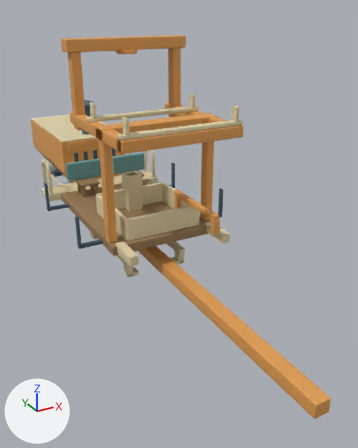
Renders of the glTF model assets/built/track-layer.glb from each side of a commit.
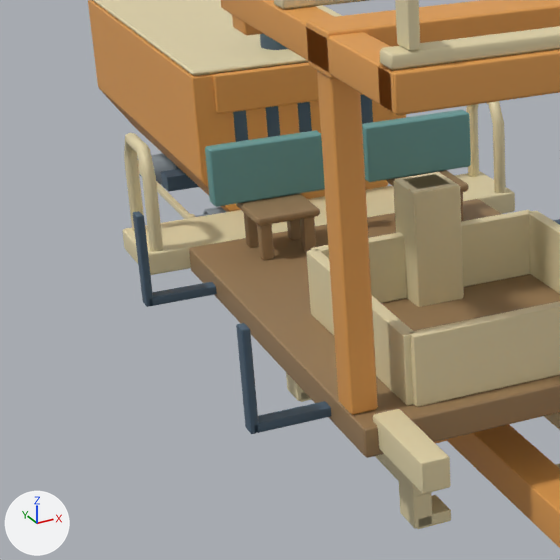
There are two pictures of each version: one whole from a camera (50 mm lens) standing at (-3.89, -9.13, 4.64) and looking at (0.47, -1.18, 0.67), one close up on the part from 1% to 48% of the width and 27% to 64% of the height. Every picture has the same lights, and +X, +Y and +Z are marked at lower left. The first two pictures are the older version. Where no turn or scale is listed for an object, it has been applied to the vertices.

Names of what the first close-up shows: 'chair_teal', 'chair_wood', 'deck_cream', 'deck_gantry', 'deck_iron', 'deck_wood', 'lay_cream_jaw_left', 'lay_cream_upper', 'lay_gantry_beam', 'power_iron', 'power_paint', 'power_trim' and 6 more.
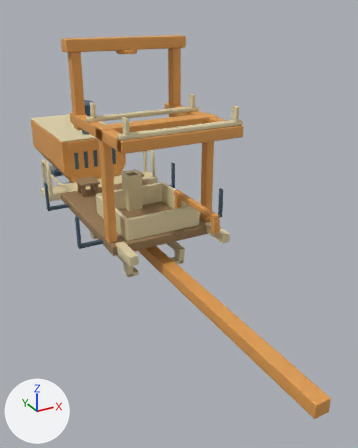
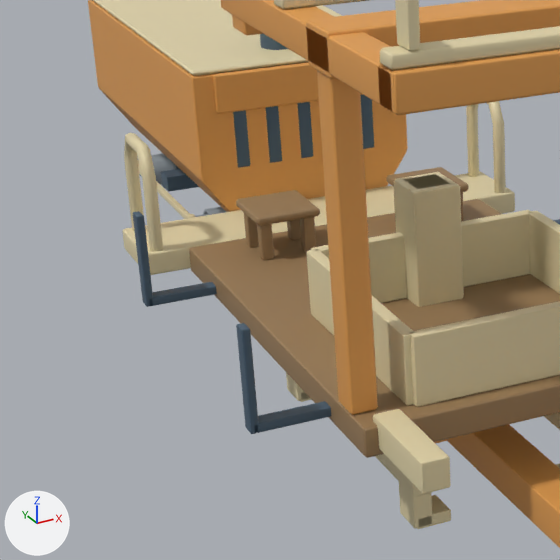
Location of each change, (x1, y1, x2, y2) in pixels of the close-ups (560 x 560 px):
'chair_teal', deleted (cyan)
    before: (205, 110, 471, 207)

What the commit changed:
Object 'chair_teal' (ob_chair_teal) is deleted.
